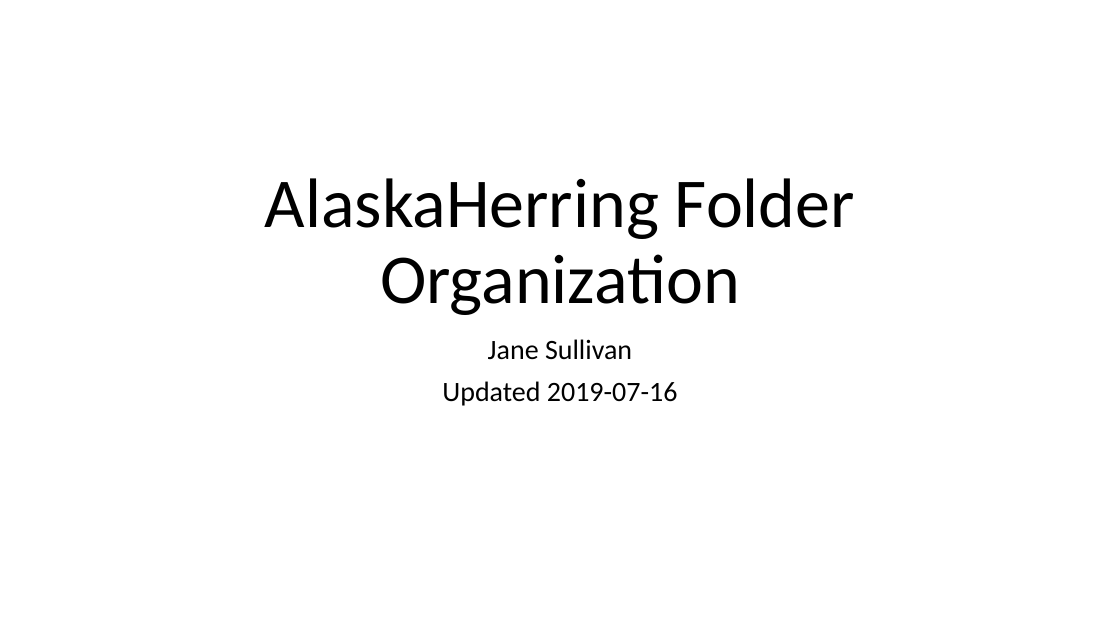
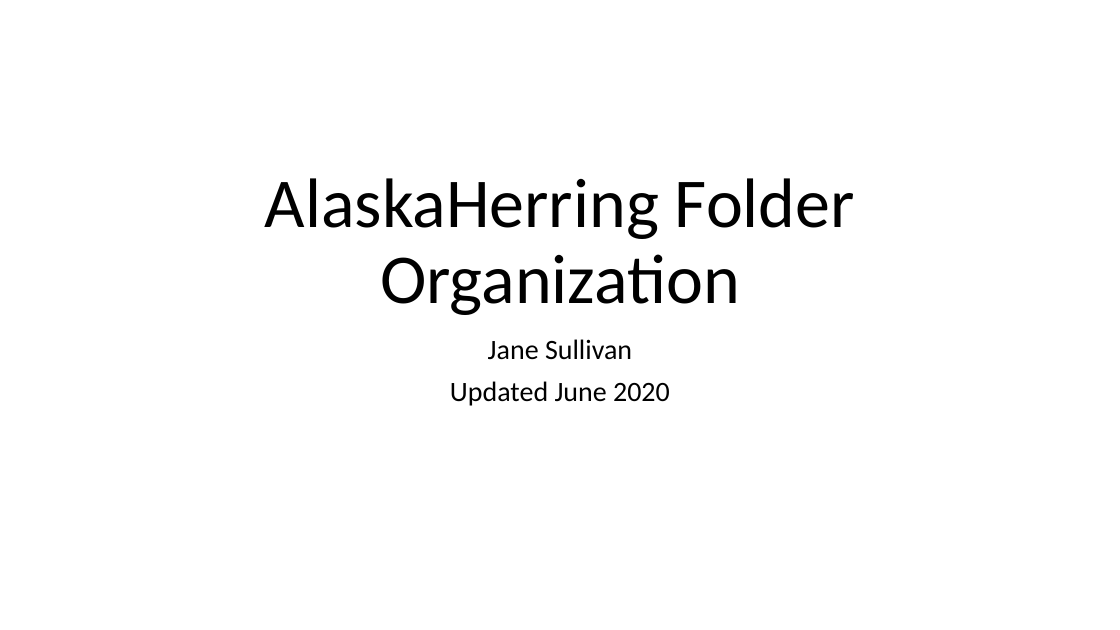
Before and after one commit to commfish/AlaskaHerring, a slide deck: slide 1 of technical_docs/folder_organization.pptx. Drawn at 1120x630 pixels with LibreOffice and Linux fonts; fonts in the diff are those of the drawing. Boxes give left, top, right and bottom in pixels: in the first picture for what was removed or moved away, otherwise in the second. Text is boxed around its words. In the diff, an @@ line names an element or a change of style, - is before the commit and + after.

```diff
--- a/technical_docs/folder_organization.pptx
+++ b/technical_docs/folder_organization.pptx
@@ subtitle at [450, 381, 670, 406]: text changed @@
-Updated 2019-07-16
+Updated June 2020
```
Also in this commit, not shown: 4 other slides changed, 2 slides added, 26 other files.
